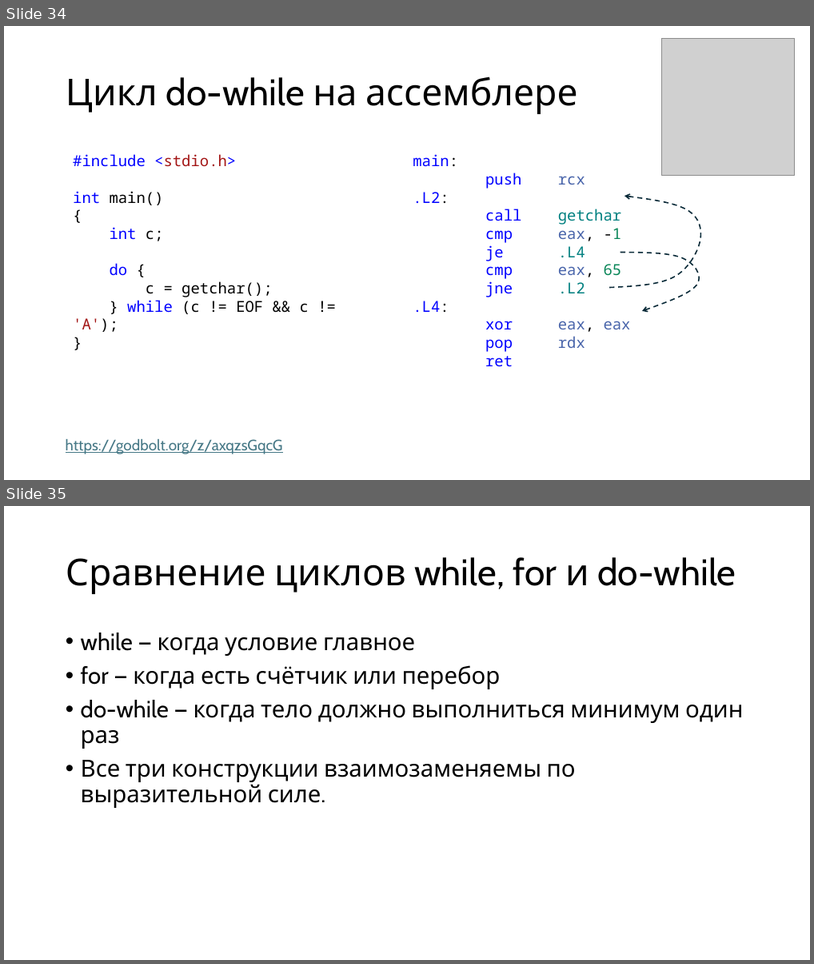
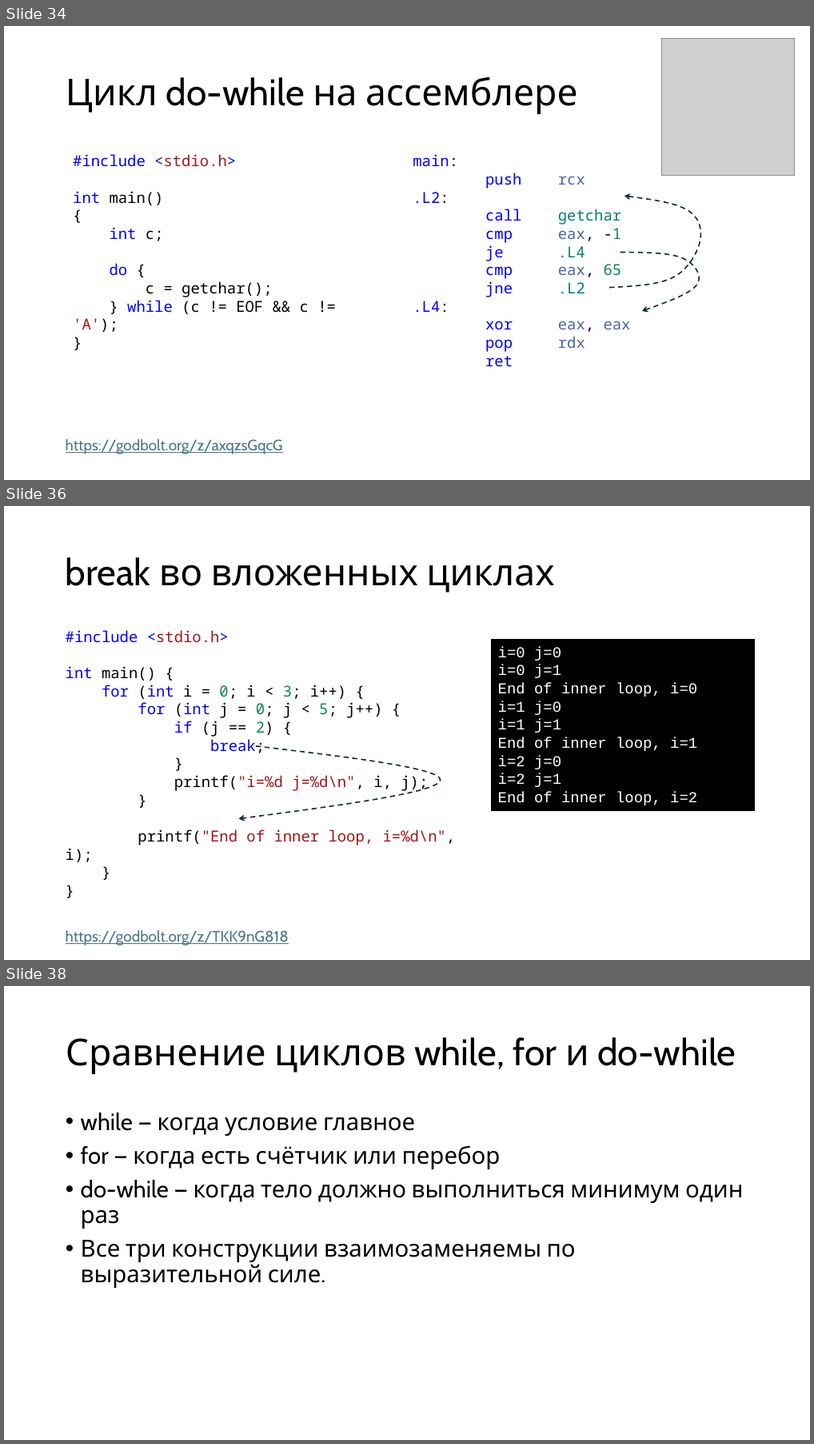
Before and after one commit to alexey-malov/mpp, a slide deck: lectures/02/Control Flow and Arrays.pptx. Shown one above the other, each under a label of ours: slides 34 and 35 before the commit, slides 34, 36 and 38 after it; the slides between them are not shown. The pictures are 814x964 and 814x1444 pixels, drawn with LibreOffice and Linux fonts; fonts in the diff are those of the drawing; grey boxes stand for pictures. Boxes give left, top, right and bottom in pixels: in the first picture for what was removed or moved away, otherwise in the second. Text is boxed around its words. In the diff, an @@ line names an element or a change of style, - is before the commit and + after.

Commit message:
Добавил информацию в презентацию про break, continue, goto

```diff
--- a/lectures/02/Control Flow and Arrays.pptx
+++ b/lectures/02/Control Flow and Arrays.pptx
@@ slide 36 added at (4, 506, 810, 960), background #FFFFFF @@
@@ title added at (66, 557, 554, 592), 44 pt, text #000000 @@
+break во вложенных циклах
@@ text added at (66, 630, 456, 845), 18 pt, text #000000 @@
+#include <stdio.h>
+int main() {
+for (int i = 0; i < 3; i++) {
+for (int j = 0; j < 5; j++) {
+if (j == 2) {
+break;
+}
+printf("i=%d j=%d\n", i, j);
+}
+printf("End of inner loop, i=%d\n", i);
+}
+}
@@ rectangle added at (492, 639, 754, 810), fill #000000, outline #000000 1.5 pt, 18 pt, text #FFFFFF @@
+i=0 j=0
+i=0 j=1
+End of inner loop, i=0
+i=1 j=0
+i=1 j=1
+End of inner loop, i=1
+i=2 j=0
+i=2 j=1
+End of inner loop, i=2
@@ freeform shape added at (238, 746, 440, 819), outline #092A39 1.5 pt dashed @@
@@ text added at (66, 930, 289, 945), 18 pt, text #467886, underline @@
+https://godbolt.org/z/TKK9nG818
@@ what was slide 35 is now slide 38 @@
```
Also in this commit, not shown: 3 other slides added.
